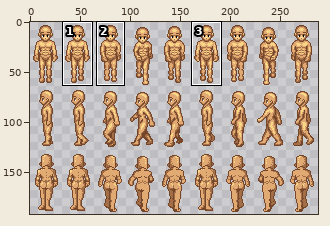
File history of a sprite sheet, graphics/sprites/male.png. The picture above shows the old version from afar; the outline marks the close-up.
Close-up. Before the edit:
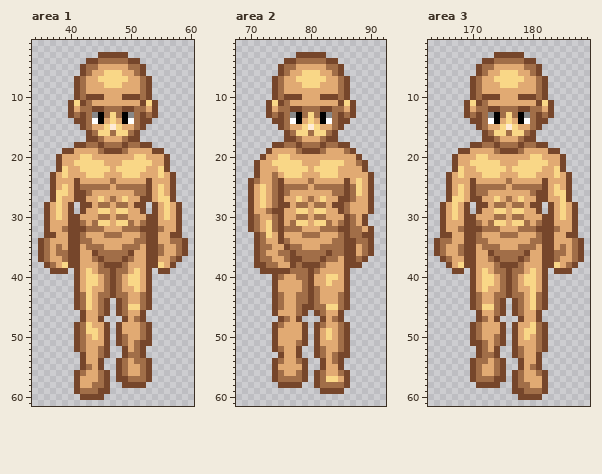
The file is 288x192 pixels. Colours within 5 levels of each other are drawn and written as one. Shown: area 1: x 34..60, y 1..61; area 2: x 68..92, y 1..61; area 3: x 163..189, y 1..61. The commit also changed other parts of the picture, which this record leaves out.
After the commit:
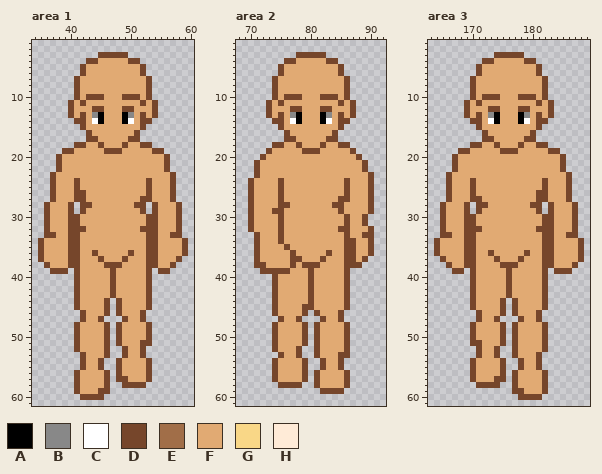
Palette (. is transparent): A #000000  B #888888  C #ffffff  D #76462b  E #a16e48  F #e1aa73  G #f9d787  H #ffebd7
The exact change:
Area 1:
y 4: x 45..49 EEEEE -> FFFFF
y 5: x 43..44 EE -> FF; x 50..51 EE -> FF
y 6: x 43 E -> F; x 46..48 GGG -> FFF; x 51 E -> F
y 7: x 42 E -> F; x 45..49 GGGGG -> FFFFF; x 52 E -> F
y 8: x 42 E -> F; x 46..48 GGG -> FFF; x 52 E -> F
y 9..10: x 42 E -> F; x 52 E -> F
y 11: x 41 G -> F; x 43 E -> F; x 53 G -> F
y 12: x 42..43 EE -> FF; x 46..48 EEE -> FFF; x 51..52 EE -> FF
y 13: x 41 E -> F; x 43 E -> F; x 46..48 EGE -> FFF; x 51 E -> F; x 53 E -> F
y 14: x 43 E -> F; x 47 G -> F; x 51 E -> F
y 15: x 43 E -> F; x 46..48 GHG -> FFF; x 51 E -> F
y 16: x 44..50 EGGEGGE -> FFFFFFF
y 17: x 45 E -> F; x 49 E -> F
y 18: x 43..44 EE -> FF; x 46..48 EEE -> FFF; x 50..51 EE -> FF
y 19: x 45 E -> F; x 49 E -> F
y 20: x 42..43 GG -> FF; x 51..52 GG -> FF
y 21: x 41..45 GGGGG -> FFFFF; x 49..53 GGGGG -> FFFFF
y 22: x 39 G -> F; x 42..46 GGGGG -> FFFFF; x 48..52 GGGGG -> FFFFF; x 55 G -> F
y 23: x 39 G -> F; x 43..45 GGG -> FFF; x 49..51 GGG -> FFF; x 55 G -> F
y 24: x 47 E -> F
y 25: x 39 G -> F; x 42..46 EEEEE -> FFFFF; x 48..52 EEEEE -> FFFFF; x 55 G -> F
y 26: x 38..39 GG -> FF; x 43 E -> F; x 51..52 EE -> FF; x 55 G -> F
y 27: x 38 G -> F; x 45 G -> F; x 47 E -> F; x 49 G -> F; x 55..56 GG -> FF
y 28: x 38 G -> F; x 45..46 EE -> FF; x 48..49 EE -> FF; x 56 G -> F
y 29: x 38 G -> F; x 45..46 GG -> FF; x 48..49 GG -> FF; x 56 G -> F
y 30: x 38 G -> F; x 45..46 EE -> FF; x 48..49 EE -> FF; x 56 G -> F
y 31: x 42 E -> F; x 44..46 EGG -> FFF; x 48..50 GGE -> FFF; x 52 E -> F
y 32: x 39 E -> F; x 43..45 EEE -> FFF; x 49..51 EEE -> FFF; x 55 E -> F
y 33: x 42 E -> F; x 46..48 EEE -> FFF; x 52 E -> F
y 34: x 36 E -> F; x 42..43 EE -> FF; x 51..52 EE -> FF; x 57..58 EE -> FF
y 35: x 36 E -> F; x 38 E -> F; x 43..45 EEE -> FFF; x 49..51 EEE -> FFF; x 55 E -> F; x 58 E -> F
y 36: x 36 E -> F; x 38..39 EE -> FF; x 45..49 EEEEE -> FFFFF; x 55 E -> F; x 58 E -> F
y 37: x 36 E -> F; x 39 E -> F; x 44 E -> F; x 46..48 EEE -> FFF; x 50 E -> F; x 57 E -> F
y 38: x 37 E -> F; x 39 G -> F; x 45 E -> F; x 49 E -> F; x 55 G -> F
y 39: x 43 G -> F; x 45..46 EE -> FF; x 48..49 EE -> FF; x 51 G -> F
y 40..41: x 43..44 GG -> FF; x 46 E -> F; x 48 E -> F; x 50..51 GG -> FF
y 42: x 43 G -> F; x 46 E -> F; x 48 E -> F; x 51 G -> F
y 43: x 42..43 EG -> FF; x 45..46 EE -> FF; x 48..49 EE -> FF; x 52 E -> F
y 44: x 42..43 EG -> FF; x 45 E -> F; x 49 E -> F; x 52 E -> F
y 45: x 42..43 EG -> FF; x 45 E -> F; x 49..52 EGGE -> FFFF
y 46: x 45 E -> F; x 49 E -> F
y 47: x 51 E -> F
y 48: x 42..43 EG -> FF; x 52 E -> F
y 49: x 42..44 EGG -> FFF; x 52 E -> F
y 50: x 42 E -> F; x 44 G -> F; x 49 E -> F; x 52 E -> F
y 51: x 42 E -> F; x 49 E -> F; x 51 E -> F
y 52: x 42 E -> F; x 45 E -> F; x 51 E -> F
y 53: x 45 E -> F; x 50..51 EE -> FF
y 54: x 49 E -> F; x 51..52 EE -> FF
y 55: x 43 E -> F; x 49 E -> F; x 52 E -> F
y 56: x 42 E -> F; x 45 E -> F; x 49 E -> F; x 52 E -> F
y 57: x 45 E -> F; x 50..52 EEE -> FFF
y 58: x 44..45 EE -> FF
y 59: x 42..44 EEE -> FFF
Area 2:
y 4: x 78..82 EEEEE -> FFFFF
y 5: x 76..77 EE -> FF; x 83..84 EE -> FF
y 6: x 76 E -> F; x 79..81 GGG -> FFF; x 84 E -> F
y 7: x 75 E -> F; x 78..82 GGGGG -> FFFFF; x 85 E -> F
y 8: x 75 E -> F; x 79..81 GGG -> FFF; x 85 E -> F
y 9..10: x 75 E -> F; x 85 E -> F
y 11: x 74 G -> F; x 76 E -> F; x 86 G -> F
y 12: x 75..76 EE -> FF; x 79..81 EEE -> FFF; x 84..85 EE -> FF
y 13: x 74 E -> F; x 76 E -> F; x 79..81 EGE -> FFF; x 84 E -> F; x 86 E -> F
y 14: x 76 E -> F; x 80 G -> F; x 84 E -> F
y 15: x 76 E -> F; x 79..81 GHG -> FFF; x 84 E -> F
y 16: x 77..83 EGGEGGE -> FFFFFFF
y 17: x 78 E -> F; x 82 E -> F
y 18: x 76..77 EE -> FF; x 79..81 EEE -> FFF; x 83..84 EE -> FF
y 19: x 78 E -> F; x 82 E -> F; x 86 E -> F
y 20: x 75..76 GG -> FF
y 21: x 74..78 GGGGG -> FFFFF; x 82..85 GGGG -> FFFF; x 88 E -> F
y 22: x 75..79 GGGGG -> FFFFF; x 81..84 GGGG -> FFFF
y 23: x 74 E -> F; x 76..78 GGG -> FFF; x 82..84 GGG -> FFF
y 24: x 71 E -> F; x 74 E -> F; x 80 E -> F; x 88 G -> F
y 25: x 72 G -> F; x 74 E -> F; x 76..79 EEEE -> FFFF; x 81..85 EEEEE -> FFFFF; x 87..88 EG -> FF
y 26: x 72 G -> F; x 74 E -> F; x 76 E -> F; x 84..85 EE -> FF; x 87..88 EG -> FF
y 27: x 72 G -> F; x 74 E -> F; x 78 G -> F; x 80 E -> F; x 82 G -> F; x 87 E -> F
y 28: x 72 G -> F; x 74 E -> F; x 78..79 EE -> FF; x 81..82 EE -> FF; x 86 E -> F
y 29: x 73 E -> F; x 78..79 GG -> FF; x 81..82 GG -> FF; x 86 E -> F
y 30: x 71 E -> F; x 74 E -> F; x 78..79 EE -> FF; x 81..82 EE -> FF; x 87 E -> F
y 31: x 71 E -> F; x 73..74 GE -> FF; x 77..79 EGG -> FFF; x 81..83 GGE -> FFF; x 85 E -> F; x 87 E -> F
y 32: x 71 E -> F; x 73..74 GE -> FF; x 76..78 EEE -> FFF; x 82..84 EEE -> FFF; x 87..88 EE -> FF
y 33: x 72..73 EG -> FF; x 79..81 EEE -> FFF; x 85 E -> F; x 87..88 EE -> FF
y 34: x 72 E -> F; x 76 E -> F; x 84..85 EE -> FF; x 88..89 EE -> FF
y 35: x 72..73 EE -> FF; x 77..78 EE -> FF; x 82..85 EEEE -> FFFF; x 89 E -> F
y 36: x 72 E -> F; x 75..76 EE -> FF; x 78..82 EEEEE -> FFFFF; x 84..85 EE -> FF; x 89 E -> F
y 37: x 72..73 EE -> FF; x 76 E -> F; x 79..81 EEE -> FFF; x 83..84 EE -> FF; x 88 E -> F
y 38: x 73..74 EE -> FF; x 78 E -> F; x 82 E -> F
y 39: x 77..79 EEE -> FFF; x 81 E -> F
y 40: x 75 E -> F; x 78..79 EE -> FF; x 83..84 GG -> FF
y 41: x 79 E -> F; x 83 G -> F
y 42: x 79 E -> F; x 81 E -> F
y 43..44: x 75 E -> F; x 78..79 EE -> FF; x 81 E -> F; x 85 E -> F
y 45: x 75 E -> F; x 78 E -> F; x 81..85 EEGGE -> FFFFF
y 46: x 78 E -> F; x 82 E -> F
y 47: x 76 E -> F; x 84 E -> F
y 48: x 75 E -> F; x 82 E -> F; x 85 E -> F
y 49..50: x 83 G -> F; x 85 E -> F
y 51: x 78 E -> F; x 85 E -> F
y 52: x 75 E -> F; x 82 E -> F; x 85 E -> F
y 53: x 82 E -> F; x 84 E -> F
y 54: x 75 E -> F; x 78 E -> F; x 84 E -> F
y 56: x 75 E -> F; x 78 E -> F; x 82 E -> F; x 85 E -> F
y 57: x 75..78 EEEE -> FFFF; x 82..84 EGG -> FFF
y 58: x 82..85 EEEE -> FFFF
Area 3:
y 4: x 174..178 EEEEE -> FFFFF
y 5: x 172..173 EE -> FF; x 179..180 EE -> FF
y 6: x 172 E -> F; x 175..177 GGG -> FFF; x 180 E -> F
y 7: x 171 E -> F; x 174..178 GGGGG -> FFFFF; x 181 E -> F
y 8: x 171 E -> F; x 175..177 GGG -> FFF; x 181 E -> F
y 9..10: x 171 E -> F; x 181 E -> F
y 11: x 170 G -> F; x 172 E -> F; x 182 G -> F
y 12: x 171..172 EE -> FF; x 175..177 EEE -> FFF; x 180..181 EE -> FF
y 13: x 170 E -> F; x 172 E -> F; x 175..177 EGE -> FFF; x 180 E -> F; x 182 E -> F
y 14: x 172 E -> F; x 176 G -> F; x 180 E -> F
y 15: x 172 E -> F; x 175..177 GHG -> FFF; x 180 E -> F
y 16: x 173..179 EGGEGGE -> FFFFFFF
y 17: x 174 E -> F; x 178 E -> F
y 18: x 172..173 EE -> FF; x 175..177 EEE -> FFF; x 179..180 EE -> FF
y 19: x 174 E -> F; x 178 E -> F
y 20: x 171..172 GG -> FF; x 180..181 GG -> FF
y 21: x 170..174 GGGGG -> FFFFF; x 178..182 GGGGG -> FFFFF
y 22: x 168 G -> F; x 171..175 GGGGG -> FFFFF; x 177..181 GGGGG -> FFFFF; x 184 G -> F
y 23: x 168 G -> F; x 172..174 GGG -> FFF; x 178..180 GGG -> FFF; x 184 G -> F
y 24: x 176 E -> F
y 25: x 168 G -> F; x 171..175 EEEEE -> FFFFF; x 177..181 EEEEE -> FFFFF; x 184 G -> F
y 26: x 168 G -> F; x 171..172 EE -> FF; x 180 E -> F; x 184..185 GG -> FF
y 27: x 167..168 GG -> FF; x 174 G -> F; x 176 E -> F; x 178 G -> F; x 185 G -> F
y 28: x 167 G -> F; x 174..175 EE -> FF; x 177..178 EE -> FF; x 185 G -> F
y 29: x 167 G -> F; x 174..175 GG -> FF; x 177..178 GG -> FF; x 185 G -> F
y 30: x 167 G -> F; x 174..175 EE -> FF; x 177..178 EE -> FF; x 185 G -> F
y 31: x 171 E -> F; x 173..175 EGG -> FFF; x 177..179 GGE -> FFF; x 181 E -> F
y 32: x 168 E -> F; x 172..174 EEE -> FFF; x 178..180 EEE -> FFF; x 184 E -> F
y 33: x 171 E -> F; x 175..177 EEE -> FFF; x 181 E -> F
y 34: x 165..166 EE -> FF; x 171..172 EE -> FF; x 180..181 EE -> FF; x 187 E -> F
y 35: x 165 E -> F; x 168 E -> F; x 172..174 EEE -> FFF; x 178..180 EEE -> FFF; x 185 E -> F; x 187 E -> F
y 36: x 165 E -> F; x 168 E -> F; x 174..178 EEEEE -> FFFFF; x 184..185 EE -> FF; x 187 E -> F
y 37: x 166 E -> F; x 173 E -> F; x 175..177 EEE -> FFF; x 179 E -> F; x 184 E -> F; x 187 E -> F
y 38: x 168 G -> F; x 174 E -> F; x 178 E -> F; x 184 G -> F; x 186 E -> F
y 39: x 172 G -> F; x 174..175 EE -> FF; x 177..178 EE -> FF; x 180 G -> F
y 40..41: x 172..173 GG -> FF; x 175 E -> F; x 177 E -> F; x 179..180 GG -> FF
y 42: x 172 G -> F; x 175 E -> F; x 177 E -> F; x 180 G -> F
y 43: x 171 E -> F; x 174..175 EE -> FF; x 177..178 EE -> FF; x 180..181 GE -> FF
y 44: x 171 E -> F; x 174 E -> F; x 178 E -> F; x 180..181 GE -> FF
y 45: x 171..174 EGGE -> FFFF; x 178 E -> F; x 180..181 GE -> FF
y 46: x 174 E -> F; x 178 E -> F
y 47: x 172 E -> F
y 48: x 171 E -> F; x 180..181 GE -> FF
y 49: x 171 E -> F; x 179..181 GGE -> FFF
y 50: x 171 E -> F; x 174 E -> F; x 179 G -> F; x 181 E -> F
y 51: x 172 E -> F; x 174 E -> F; x 181 E -> F
y 52: x 172 E -> F; x 178 E -> F; x 181 E -> F
y 53: x 172..173 EE -> FF; x 178 E -> F
y 54: x 171..172 EE -> FF; x 174 E -> F
y 55: x 171 E -> F; x 174 E -> F; x 180 E -> F
y 56: x 171 E -> F; x 174 E -> F; x 178 E -> F; x 181 E -> F
y 57: x 171..173 EEE -> FFF; x 178 E -> F
y 58: x 178..179 EE -> FF
y 59: x 179..181 EEE -> FFF
